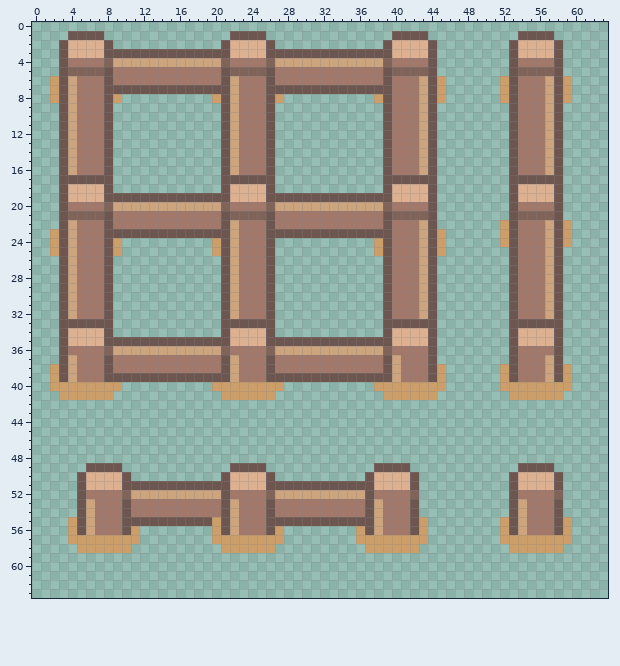
Pixel-art sprite: Assets/Art/fences.png. The first picture shows the starting point.
The file is 64x64 pixels.
New version:
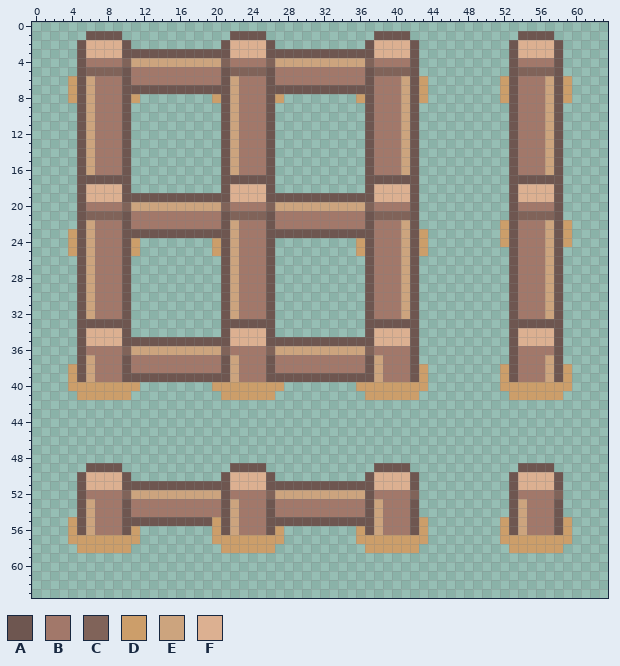
Palette (. is transparent): A #6e5650  B #a2786a  C #806359  D #cc9e6a  E #cca47e  F #dcb091
Edits made:
Changed rows in their new state; - is an unchanged pixel.
first column x 2:
 1 --..--AA----------------------------AA--..--
 2 -..A--FFA--------------------------AFF--A..-
 3 -..A--FF----------------------------FF--A..-
 4 -..A--BBC--------------------------CBB--A..-
 5 -..A--CCA--------------------------ACC--A..-
 6 ..DAE-B-A--------------------------A-B-EAD..
 7 ..DAE-BB----------------------------BB-EAD..
 8 ..DAE-BBAD------------------------DABB-EAD..
 9 -..AE-BBA--------------------------ABB-EA..-
10 -..AE-BBA--------------------------ABB-EA..-
11 -..AE-BBA--------------------------ABB-EA..-
12 -..AE-BBA--------------------------ABB-EA..-
13 -..AE-BBA--------------------------ABB-EA..-
14 -..AE-BBA--------------------------ABB-EA..-
15 -..AE-BBA--------------------------ABB-EA..-
16 -..AE-BBA--------------------------ABB-EA..-
17 -..----AA--------------------------AA----..-
18 -..A--FFA--------------------------AFF--A..-
19 -..A--FF----------------------------FF--A..-
20 -..A--BBC--------------------------CBB--A..-
21 -..A--CCA--------------------------ACC--A..-
22 -..AE-B-A--------------------------A-B-EA..-
23 ..DAE-BB----------------------------BB-EAD..
24 ..DAE-BBAD------------------------DABB-EAD..
25 ..DAE-BBAD------------------------DABB-EAD..
26 -..AE-BBA--------------------------ABB-EA..-
27 -..AE-BBA--------------------------ABB-EA..-
28 -..AE-BBA--------------------------ABB-EA..-
29 -..AE-BBA--------------------------ABB-EA..-
30 -..AE-BBA--------------------------ABB-EA..-
31 -..AE-BBA--------------------------ABB-EA..-
32 -..AE-BBA--------------------------ABB-EA..-
33 -..----AA--------------------------AA----..-
34 -..A--FFA--------------------------AFF--A..-
35 -..A--FF----------------------------FF--A..-
36 -..A--BBC--------------------------CBB--A..-
37 -..AE-B-A--------------------------AEBB-A..-
38 ..DAE-B-A--------------------------AEBB-AD..
39 ..DAE-BB----------------------------EBB-AD..
40 ..------DD------------------------DD------..
41 -..----DD--------------------------DD----..-
Changed places in both pictures, as pixel boxes (x1, y1, x2, y2):
changed: (50, 31, 140, 400)
changed: (356, 31, 446, 400)
